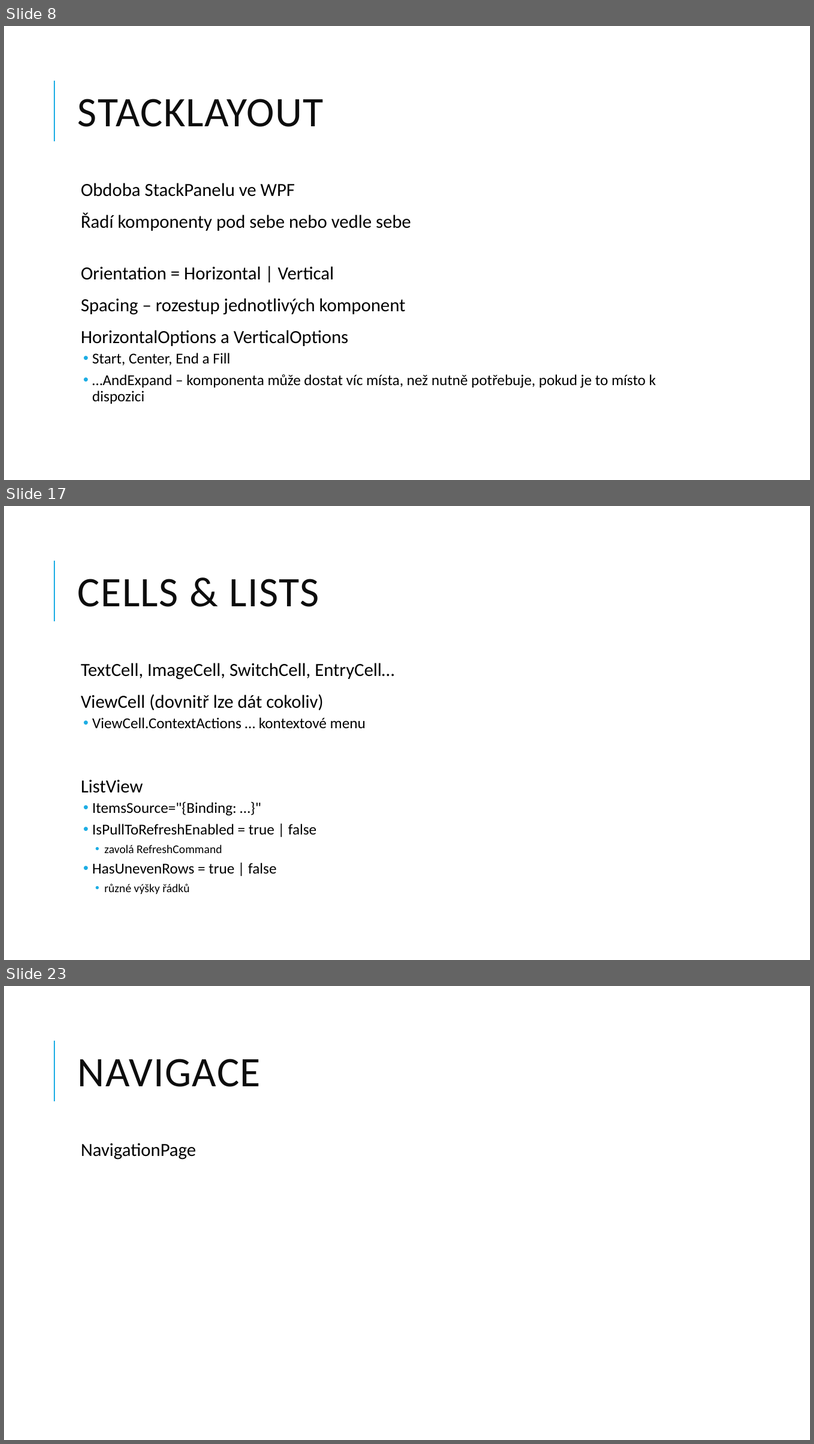
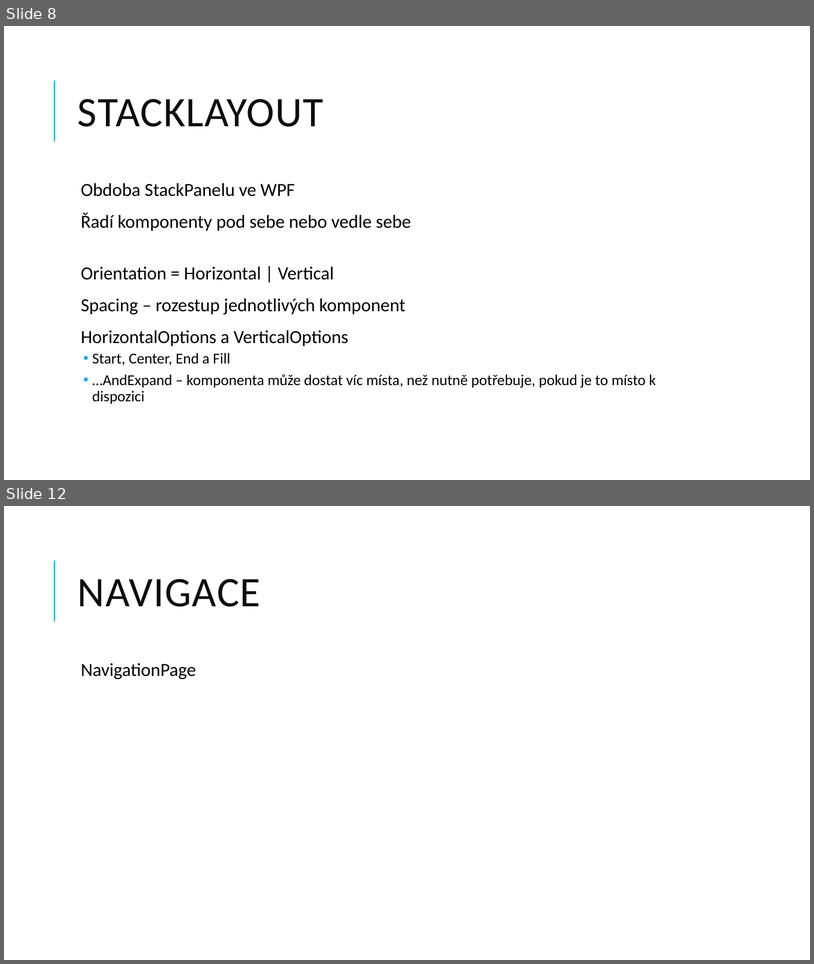
Before and after one commit to jasho/pv239-maui, a slide deck: 02_Design/PV239-Xamarin-02_Design.pptx. Shown one above the other, each under a label of ours: slides 8, 17 and 23 before the commit, slides 8 and 12 after it; the slides between them are not shown. The pictures are 814x1444 and 814x964 pixels, drawn with LibreOffice and Linux fonts; fonts in the diff are those of the drawing. Boxes give left, top, right and bottom in pixels: in the first picture for what was removed or moved away, otherwise in the second. Text is boxed around its words. In the diff, an @@ line names an element or a change of style, - is before the commit and + after.

```diff
--- a/02_Design/PV239-Xamarin-02_Design.pptx
+++ b/02_Design/PV239-Xamarin-02_Design.pptx
@@ slide 17 removed at (x1=4, y1=506, x2=810, y2=960), background #FFFFFF; not listed: 1 template element that a slide beside it also shows @@
@@ title removed at (x1=78, y1=579, x2=320, y2=607) @@
-CELLS & LISTS
@@ text removed at (x1=81, y1=663, x2=395, y2=894) @@
-  TextCell, ImageCell, SwitchCell, EntryCell…
-  ViewCell (dovnitř lze dát cokoliv)
-  • ViewCell.ContextActions … kontextové menu
-  ListView
-  • ItemsSource="{Binding: …}"
-  • IsPullToRefreshEnabled = true | false
-    • zavolá RefreshCommand
-  • HasUnevenRows = true | false
-    • různé výšky řádků
@@ what was slide 23 is now slide 12 @@
```
Also in this commit, not shown: 2 slides changed, 10 other slides removed, 1 other file.
